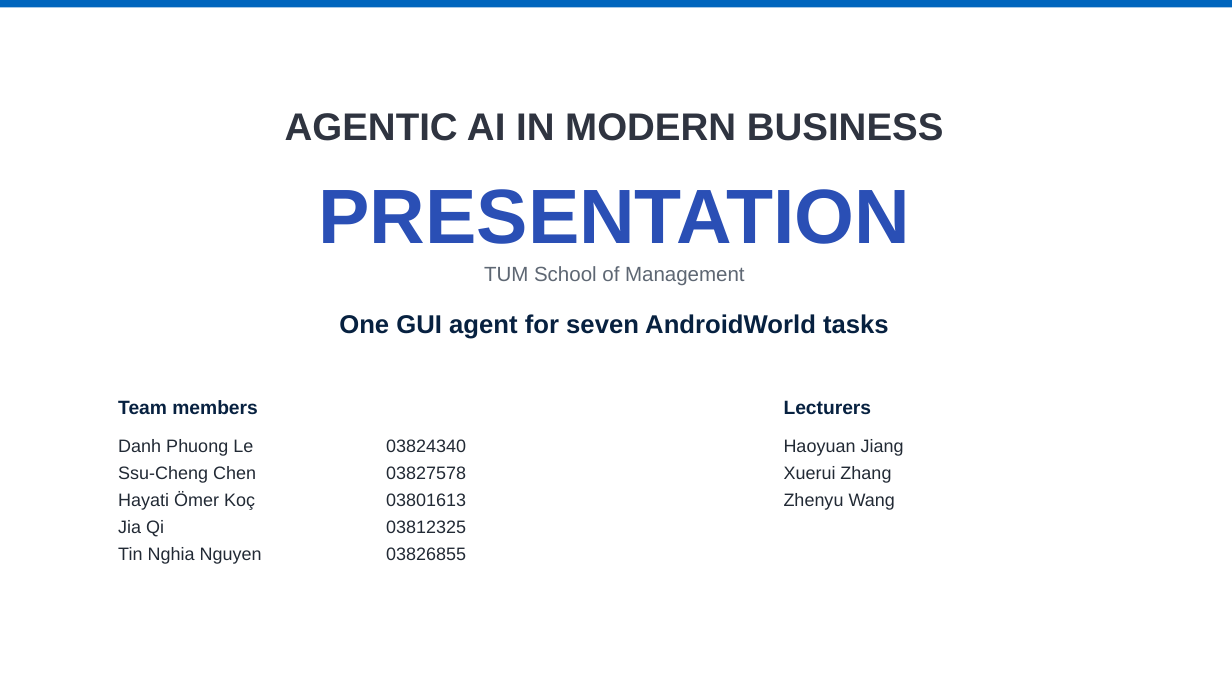
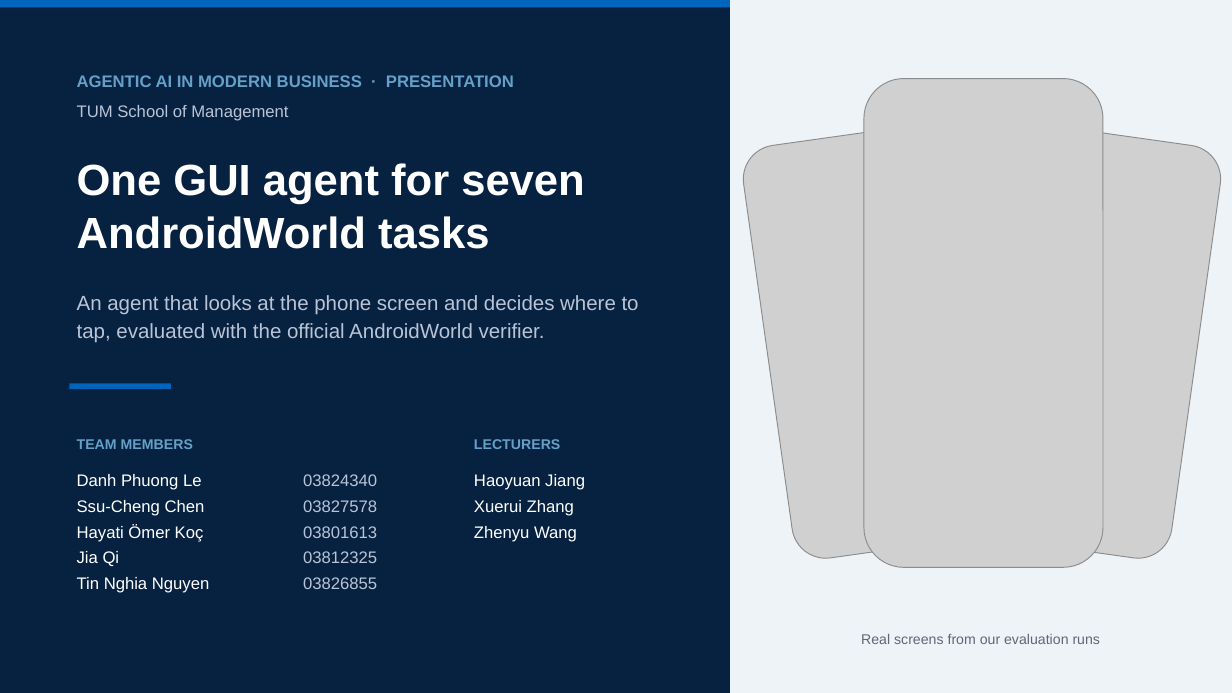
Before and after one commit to Chenschenschen/androidworld-gui-agent, a slide deck: slide 1 of presentation/AndroidWorld_GUI_Agent_Presentation.pptx. Drawn at 1232x693 pixels with LibreOffice and Linux fonts; fonts in the diff are those of the drawing; grey boxes stand for pictures. Boxes give left, top, right and bottom in pixels: in the first picture for what was removed or moved away, otherwise in the second. Text is boxed around its words. In the diff, an @@ line names an element or a change of style, - is before the commit and + after.

```diff
--- a/presentation/AndroidWorld_GUI_Agent_Presentation.pptx
+++ b/presentation/AndroidWorld_GUI_Agent_Presentation.pptx
@@ rectangle: place and size @@
-rectangle at [0, 0, 1232, 7]
+rectangle at [0, 0, 730, 7]
@@ rectangle added at [0, 0, 1232, 693], fill #EEF3F8 @@
@@ rectangle added at [0, 0, 730, 693], fill #072140 @@
@@ text at [77, 75, 514, 87]: text changed; size 30 to 13 pt; text colour #2F3440 to #64A0C8 @@
-AGENTIC AI IN MODERN BUSINESS
+AGENTIC AI IN MODERN BUSINESS · PRESENTATION
@@ picture added at [864, 79, 1104, 567] @@
@@ text "TUM School of Management": place and size @@
-text "TUM School of Management" at [484, 266, 745, 285]
+text "TUM School of Management" at [77, 105, 288, 121]
@@ text "TUM School of Management" at [77, 105, 288, 121]: size 16 to 13 pt, text colour #5E6773 to #B9C4D6; alignment centre to left @@
@@ picture added at [739, 122, 999, 563] @@
@@ picture added at [966, 122, 1226, 563] @@
@@ text at [77, 163, 584, 249]: text changed; size 20 to 34 pt; text colour #072140 to #FFFFFF @@
-One GUI agent for seven AndroidWorld tasks
+One GUI agent for seven
+AndroidWorld tasks
@@ text removed at [319, 189, 910, 244] @@
-PRESENTATION
@@ text added at [77, 295, 639, 343], 16 pt, text #B9C4D6 @@
+An agent that looks at the phone screen and decides where to tap, evaluated with the official AndroidWorld verifier.
@@ rectangle added at [69, 384, 171, 389], fill #0065BD @@
@@ text at [77, 439, 193, 449]: text changed; size 15 to 11 pt; text colour #072140 to #64A0C8 @@
-Team members
+TEAM MEMBERS
@@ text at [474, 439, 560, 449]: text changed; size 15 to 11 pt; text colour #072140 to #64A0C8 @@
-Lecturers
+LECTURERS
@@ text "Danh Phuong Le": place and size @@
-text "Danh Phuong Le" at [118, 439, 262, 564]
+text "Danh Phuong Le" at [77, 474, 209, 593]
@@ text "Danh Phuong Le" at [77, 474, 209, 593]: size 14 to 13 pt, text colour #222A35 to #FFFFFF; line spacing 1.25 to 1.28 @@
@@ text "03824340": place and size @@
-text "03824340" at [386, 439, 466, 560]
+text "03824340" at [303, 474, 377, 589]
@@ text "03824340" at [303, 474, 377, 589]: size 14 to 13 pt, text colour #222A35 to #B9C4D6; line spacing 1.25 to 1.28 @@
@@ text "Haoyuan Jiang" at [474, 474, 585, 542]: size 14 to 13 pt, text colour #222A35 to #FFFFFF; line spacing 1.25 to 1.28 @@
@@ text "Haoyuan Jiang": place and size @@
-text "Haoyuan Jiang" at [784, 439, 904, 510]
+text "Haoyuan Jiang" at [474, 474, 585, 542]
@@ text added at [861, 634, 1100, 644], 11 pt, text #5E6773 @@
+Real screens from our evaluation runs
```
Also in this commit, not shown: 1 other file.
